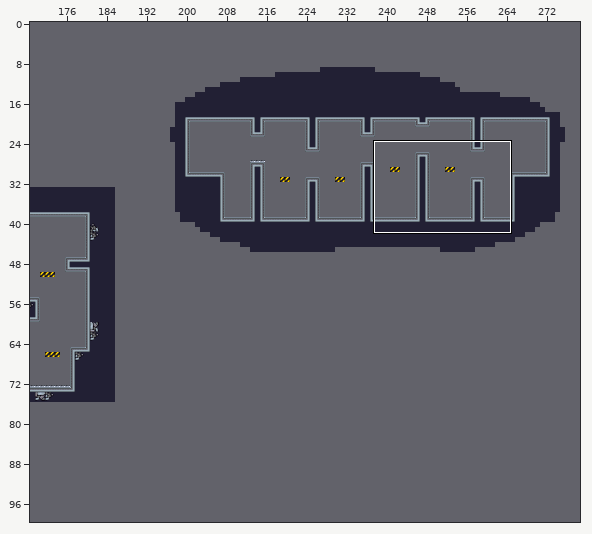
Two states of a Tiled map, essaiTiled.tmx. The first picture is a wide view before the edit; the outline marks the close-up.
Close-up. The starting point:
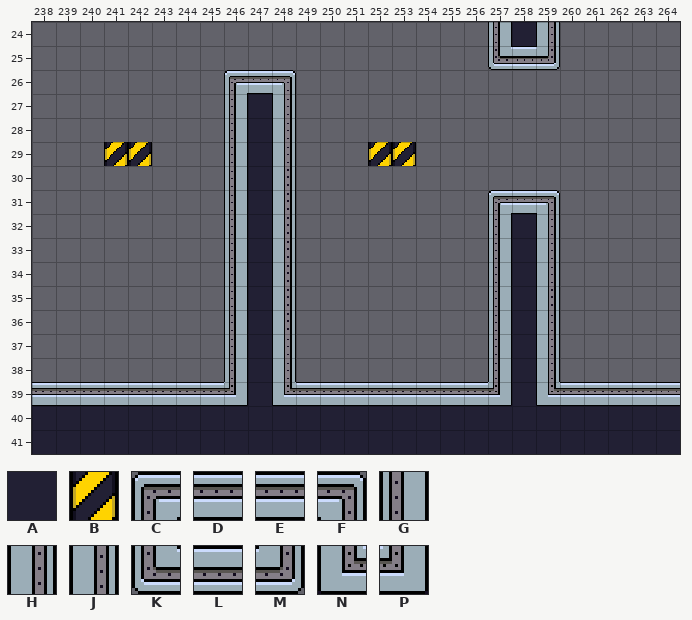
Cells are 16x16 px. Shown: x 238..264, y 24..41. The commit also changed other parts of the map, which this record leaves out. The old version is drawn lined up with the new one.
Key: from "tuileTest": A 46, B 132, C 201, D 202, E 202 flipped left-right, F 205, G 219, H 219 turned 180, J 223, K 273, L 274, M 277, N 300, P 301.
_ is an empty cell.
Objects are placed by their top-left corner, in cells (3,4 is the top-left corner of cell 3,4); size is 1x1 cell unless given.
Layers that did not change in this view are not listed.
Layer "plateforme" before, first column x 238:
24 ___________________GAJ_____
25 ___________________KLM_____
26 ________CEF________________
27 ________GAJ________________
28 ________GAJ________________
29 ________GAJ________________
30 ________GAH________________
31 ________GAH________CEF_____
32 ________GAH________GAJ_____
33 ________GAH________GAJ_____
34 ________GAH________GAJ_____
35 ________GAH________GAH_____
36 ________GAH________GAJ_____
37 ________GAJ________GAJ_____
38 ________GAJ________GAJ_____
39 DDDDDDDDPANDDDDDDDDPANDDDDE
40 AAAAAAAAAAAAAAAAAAAAAAAAAAA
41 AAAAAAAAAAAAAAAAAAAAAAAAAAA
Objects on layer "blocFragile #2" before:
B at 242,29
B at 241,29
B at 252,29
B at 253,29
New version:
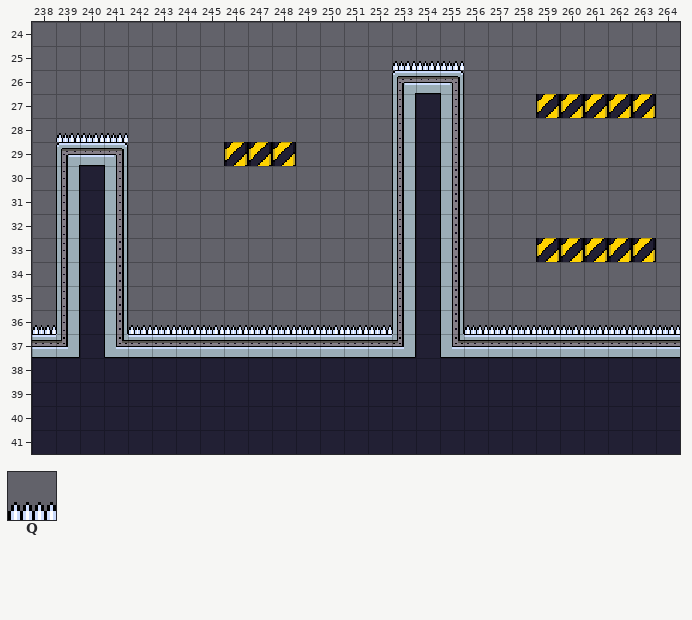
Further tiles: from "tuileTest": Q 287.
Changes in this commit:
Changed rows in their new state; . is an unchanged cell.
map size 300x100 -> 400x100 cells
Layer "plateforme":
first column x 238:
24 ...................___.....
25 ...................___.....
26 ........___....CEF.........
27 ........___....GAJ.........
28 ........___....GAJ.........
29 .CEF....___....GAJ.........
30 .GAJ....___....GAH.........
31 .GAJ....___....GAH.___.....
32 .GAJ....___....GAH.___.....
33 .GAH....___....GAH.___.....
34 .GAH....___....GAH.___.....
35 .GAH....___....GAH.___.....
36 .GAH....___....GAH.___.....
37 DPANDDDDDDDDDDDPANDDDDDDDDD
38 AAAAAAAAA.AAAAAAAAAA.AAAAAA
39 AAAAAAAAA.AAAAAAAAAA.AAAAAA
Layer "blocFragile #2":
changed: B at 242,29 -> B at 248,29
changed: B at 241,29 -> B at 246,29
added: B at 260,27
added: B at 261,27
added: B at 262,27
added: B at 259,27
added: B at 263,27
added: B at 247,29
added: B at 259,33
added: B at 260,33
added: B at 261,33
added: B at 262,33
added: B at 263,33
removed: B at 252,29
removed: B at 253,29
Layer "piqueLayer":
added: Q at 253,25
added: Q at 254,25
added: Q at 255,25
added: Q at 239,28
added: Q at 240,28
added: Q at 241,28
added: Q at 264,36
added: Q at 263,36
added: Q at 262,36
added: Q at 260,36
added: Q at 261,36
added: Q at 259,36
added: Q at 258,36
added: Q at 257,36
added: Q at 256,36
added: Q at 252,36
added: Q at 251,36
added: Q at 250,36
added: Q at 249,36
added: Q at 248,36
added: Q at 246,36
added: Q at 247,36
added: Q at 245,36
added: Q at 244,36
added: Q at 243,36
added: Q at 242,36
added: Q at 238,36
